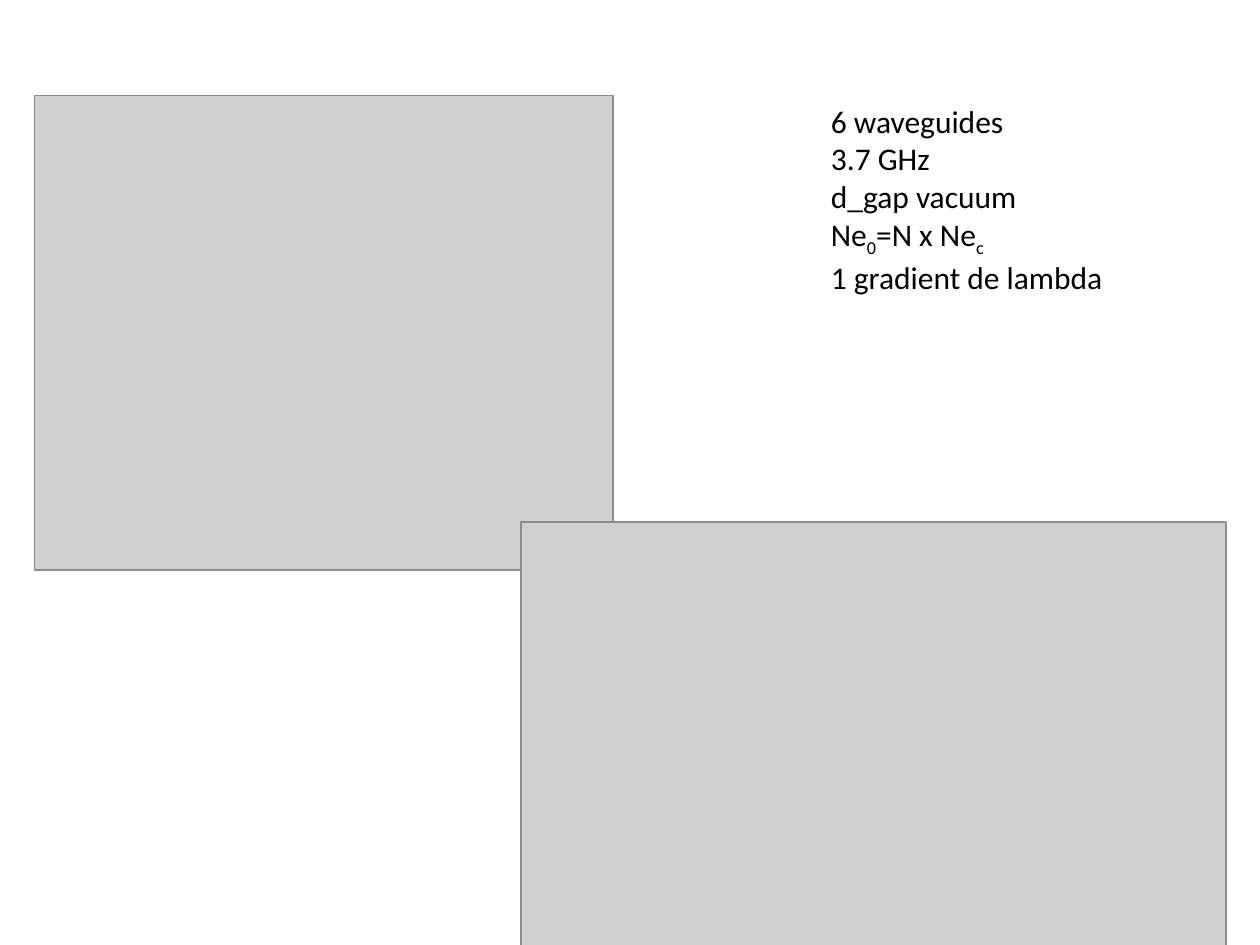
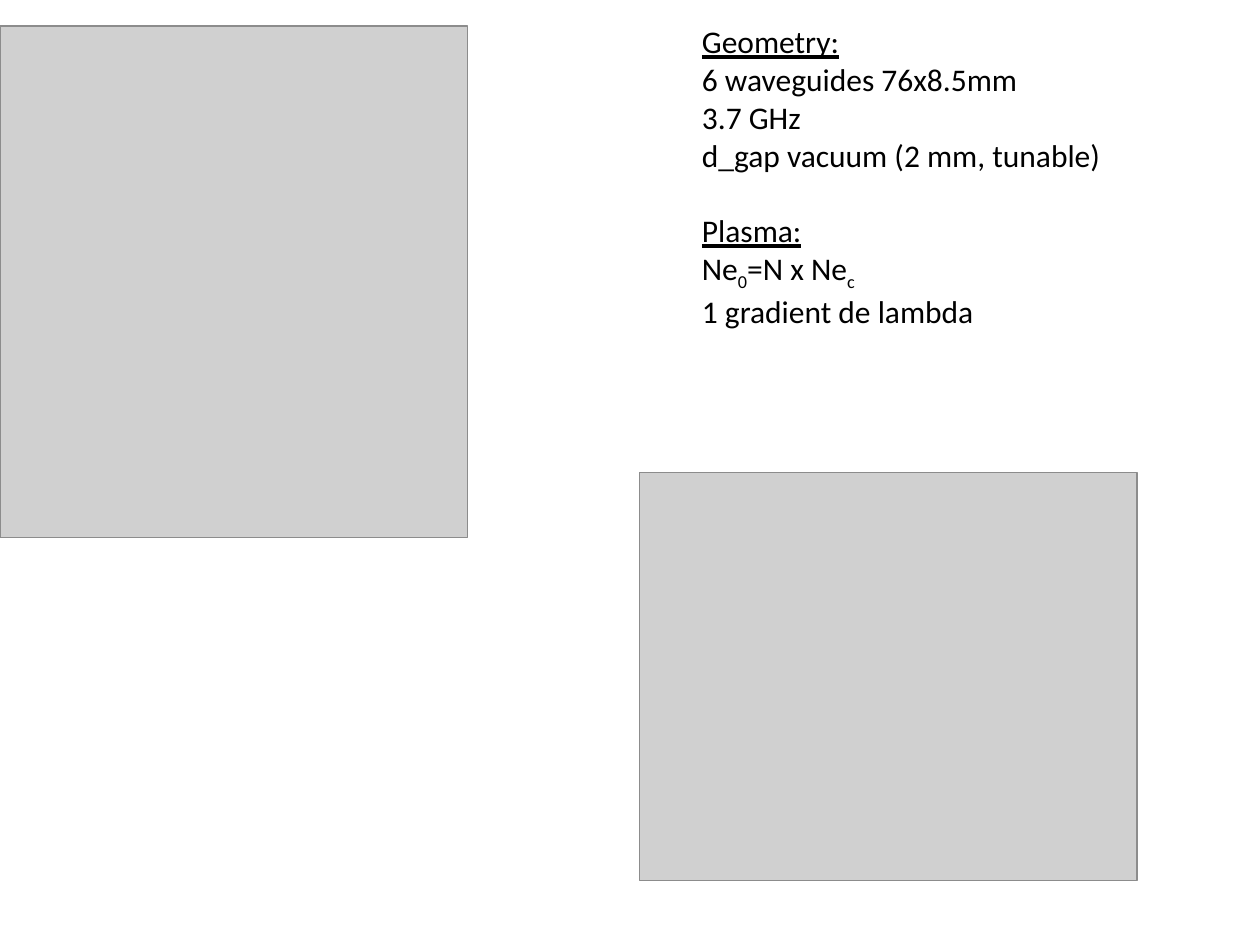
Before and after one commit to jhillairet/SOFT2018_Cold_Plasma_Modeling, a slide deck: slide 1 of Test Configurations/LHCD/LHCD_Config_and_results.pptx. Drawn at 1260x945 pixels with LibreOffice and Linux fonts; fonts in the diff are those of the drawing; grey boxes stand for pictures. Boxes give left, top, right and bottom in pixels: in the first picture for what was removed or moved away, otherwise in the second. Text is boxed around its words. In the diff, an @@ line names an element or a change of style, - is before the commit and + after.

```diff
--- a/Test Configurations/LHCD/LHCD_Config_and_results.pptx
+++ b/Test Configurations/LHCD/LHCD_Config_and_results.pptx
@@ picture: place and size @@
-picture at (35, 96, 614, 571)
+picture at (0, 26, 467, 538)
@@ text "Geometry:": place and size @@
-text "Geometry:" at (831, 111, 1103, 295)
+text "Geometry:" at (702, 32, 1100, 329)
@@ text at (702, 32, 1017, 97): text changed @@
-6 waveguides
+Geometry:
+6 waveguides 76x8.5mm
@@ text at (702, 144, 1100, 248): text changed @@
-d_gap vacuum
+d_gap vacuum (2 mm, tunable)
+Plasma:
@@ picture: place and size @@
-picture at (520, 522, 1226, 945)
+picture at (640, 472, 1138, 881)
```
Also in this commit, not shown: 1 other slide changed, 2 slides added.
